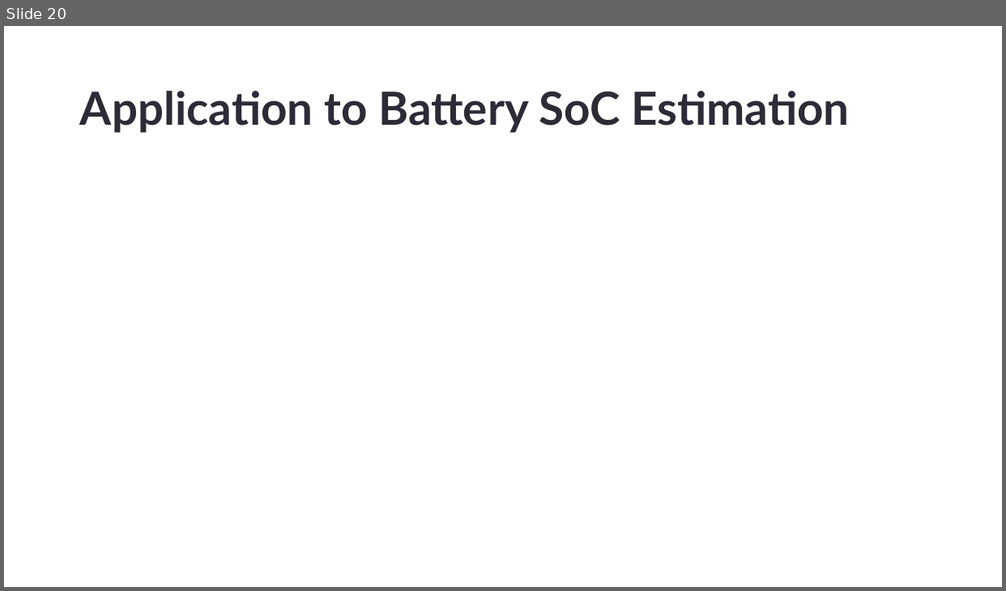
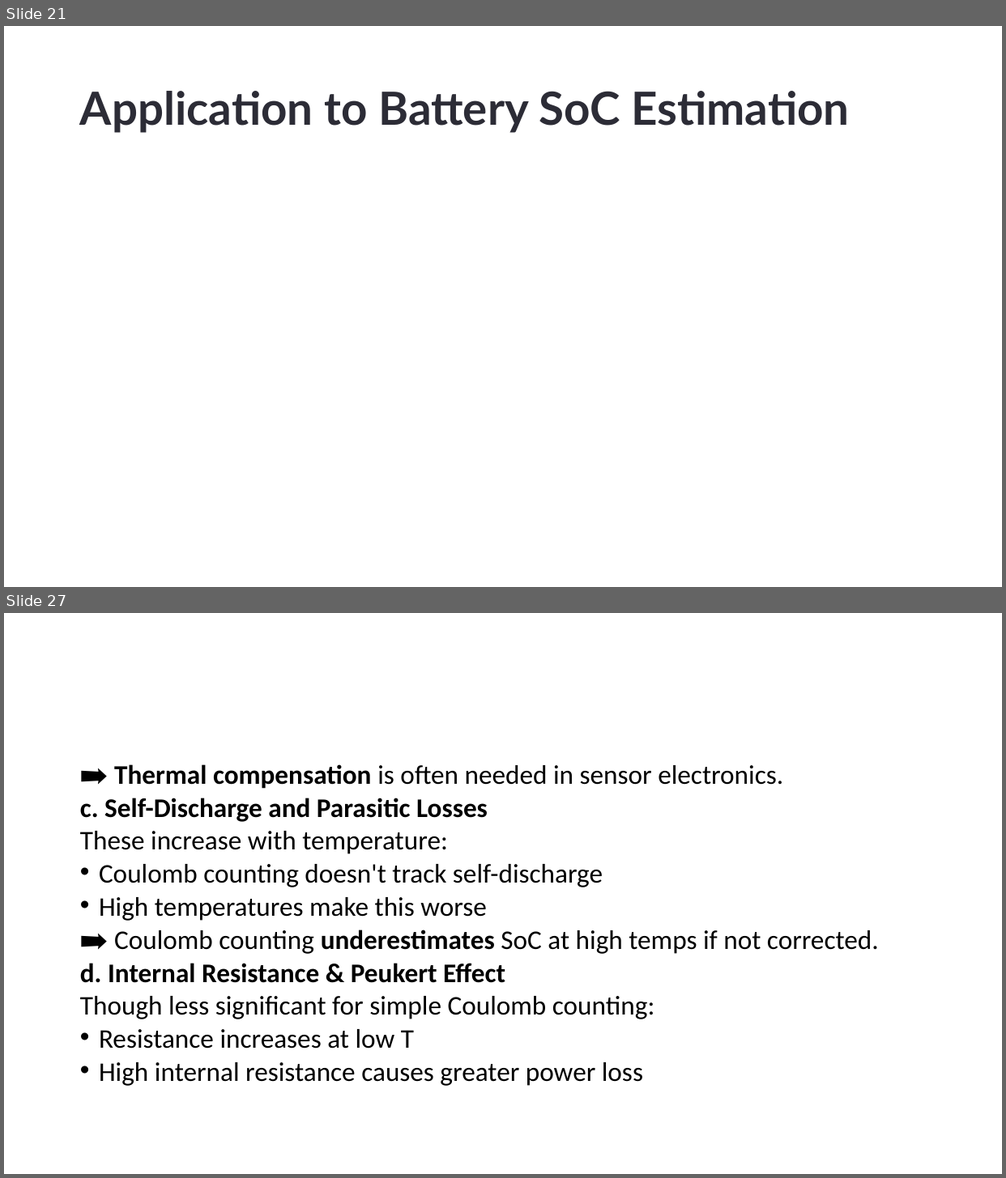
Before and after one commit to DrHammerhead/SoC-estimation, a slide deck: SoC Estimation.pptx. Shown one above the other, each under a label of ours: slide 20 before the commit, slides 21 and 27 after it; the slides between them are not shown. The pictures are 1006x591 and 1006x1178 pixels, drawn with LibreOffice and Linux fonts; fonts in the diff are those of the drawing; grey boxes stand for pictures. Boxes give left, top, right and bottom in pixels: in the first picture for what was removed or moved away, otherwise in the second. Text is boxed around its words. In the diff, an @@ line names an element or a change of style, - is before the commit and + after.

```diff
--- a/SoC Estimation.pptx
+++ b/SoC Estimation.pptx
@@ slide 27 added at (x1=4, y1=613, x2=1002, y2=1174), background #FFFFFF @@
@@ text added at (x1=80, y1=764, x2=879, y2=1086), 25.9 pt, text #000000 @@
+➡️ Thermal compensation is often needed in sensor electronics.
+c. Self-Discharge and Parasitic Losses
+These increase with temperature:
+• Coulomb counting doesn't track self-discharge
+• High temperatures make this worse
+➡️ Coulomb counting underestimates SoC at high temps if not corrected.
+d. Internal Resistance & Peukert Effect
+Though less significant for simple Coulomb counting:
+• Resistance increases at low T
+• High internal resistance causes greater power loss
@@ what was slide 20 is now slide 21 @@
```
Also in this commit, not shown: 8 slides changed, 29 other slides added.
